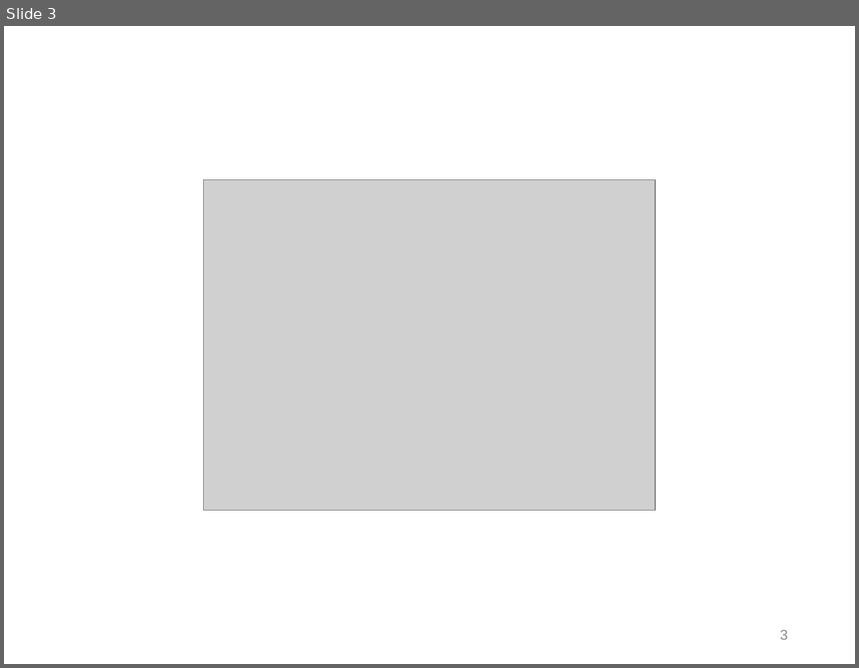
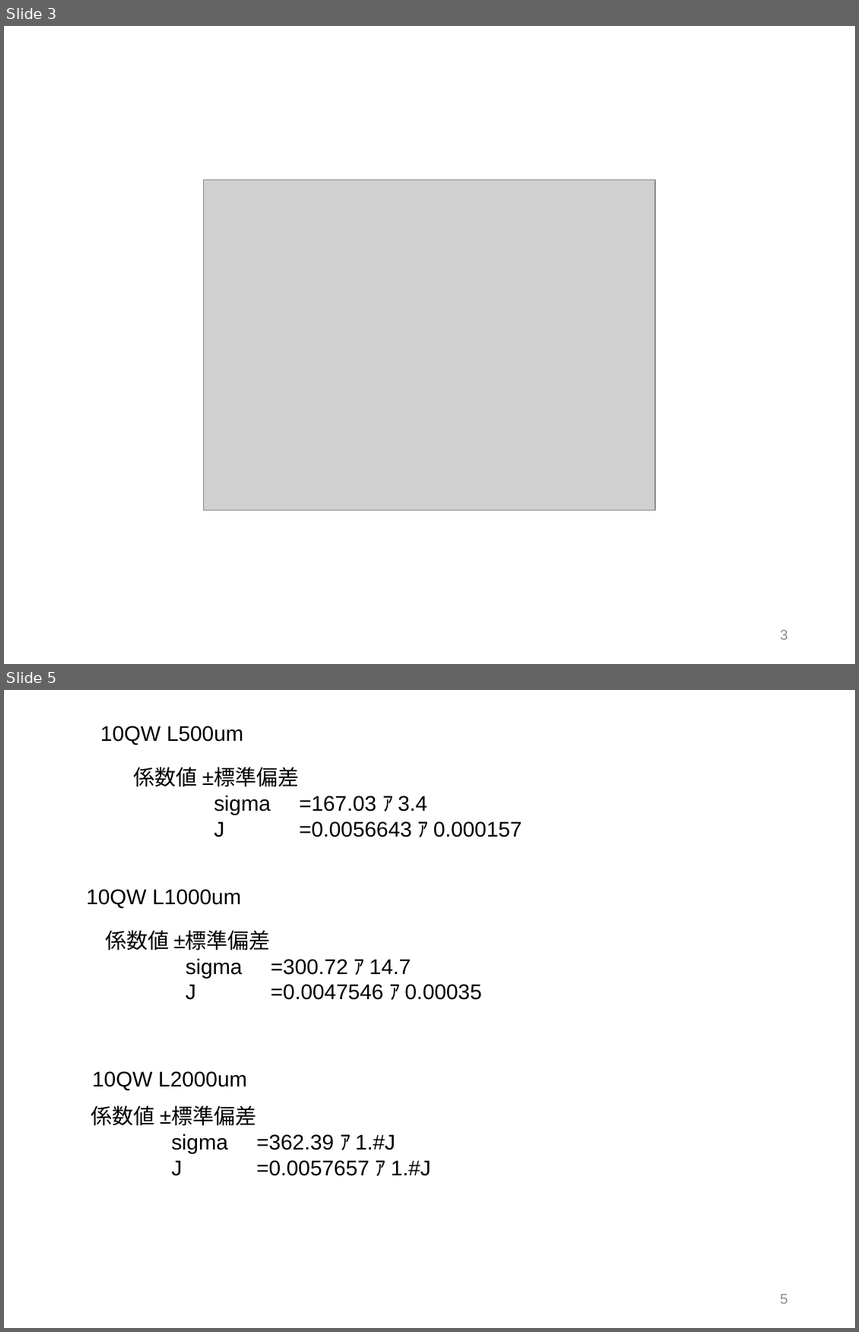
Before and after one commit to komatsubara/yakisaba, a slide deck: 修論/本文0117/figure/fig_3_1_w_prime.pptx. Shown one above the other, each under a label of ours: slide 3 before the commit, slides 3 and 5 after it; the slides between them are not shown. The pictures are 859x668 and 859x1332 pixels, drawn with LibreOffice and Linux fonts; fonts in the diff are those of the drawing; grey boxes stand for pictures. Boxes give left, top, right and bottom in pixels: in the first picture for what was removed or moved away, otherwise in the second. Text is boxed around its words. In the diff, an @@ line names an element or a change of style, - is before the commit and + after.

```diff
--- a/修論/本文0117/figure/fig_3_1_w_prime.pptx
+++ b/修論/本文0117/figure/fig_3_1_w_prime.pptx
@@ slide 5 added at (4,690,855,1328), background #FFFFFF @@
@@ text added at (101,726,243,745), 18 pt, text #000000 @@
+10QW L500um
@@ text added at (134,767,522,837), 18 pt, text #000000 @@
+係数値 ±標準偏差
+sigma =167.03 ｱ 3.4
+J =0.0056643 ｱ 0.000157
@@ text added at (86,889,241,909), 18 pt, text #000000 @@
+10QW L1000um
@@ text added at (105,930,482,1000), 18 pt, text #000000 @@
+係数値 ±標準偏差
+sigma =300.72 ｱ 14.7
+J =0.0047546 ｱ 0.00035
@@ text added at (92,1072,247,1091), 18 pt, text #000000 @@
+10QW L2000um
@@ text added at (91,1106,431,1176), 18 pt, text #000000 @@
+係数値 ±標準偏差
+sigma =362.39 ｱ 1.#J
+J =0.0057657 ｱ 1.#J
@@ page number added at (780,1294,788,1304), 12 pt, text #8C8C8C @@
+5
```
Also in this commit, not shown: 2 other slides added, 17 other files.
